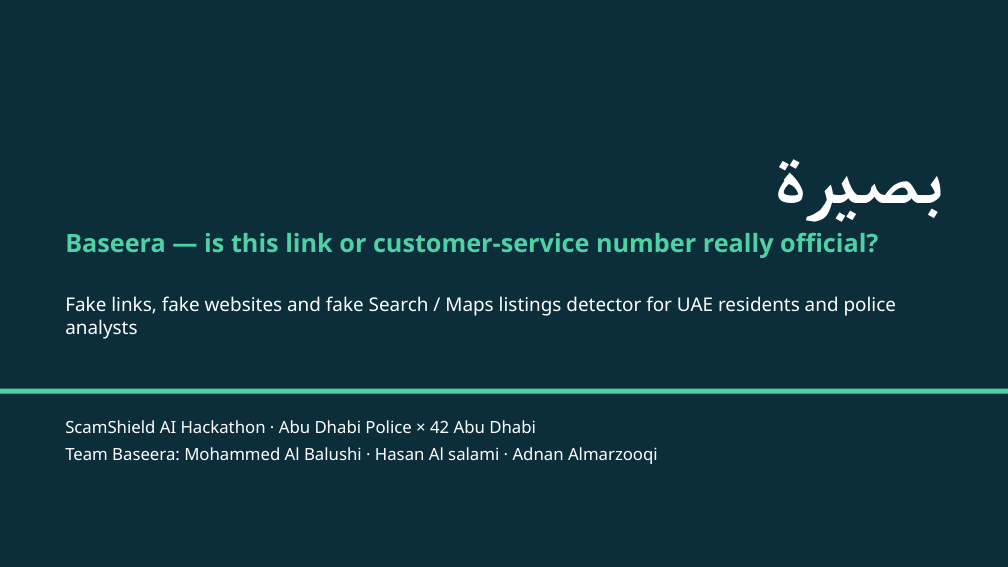
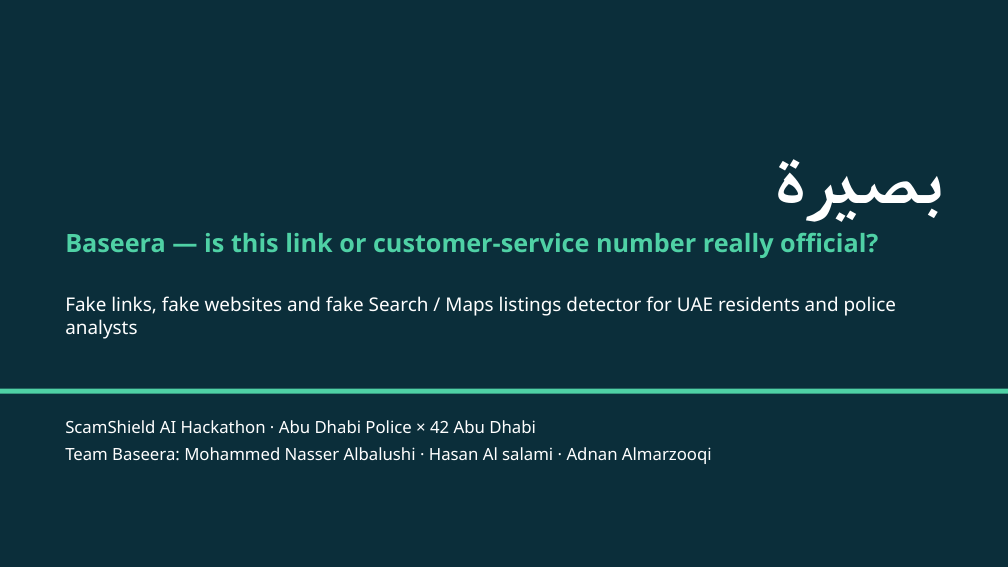
Before and after one commit to mohamed11uk-oss/baseera, a slide deck: slide 1 of docs/Baseera.pptx. Drawn at 1008x567 pixels with LibreOffice and Linux fonts; fonts in the diff are those of the drawing. Boxes give left, top, right and bottom in pixels: in the first picture for what was removed or moved away, otherwise in the second. Text is boxed around its words. In the diff, an @@ line names an element or a change of style, - is before the commit and + after.

```diff
--- a/docs/Baseera.pptx
+++ b/docs/Baseera.pptx
@@ text at [65, 447, 712, 464]: text changed @@
-Team Baseera: Mohammed Al Balushi · Hasan Al salami · Adnan Almarzooqi
+Team Baseera: Mohammed Nasser Albalushi · Hasan Al salami · Adnan Almarzooqi
```
Also in this commit, not shown: 10 other slides changed, 1 slide added, 1 slide removed.
